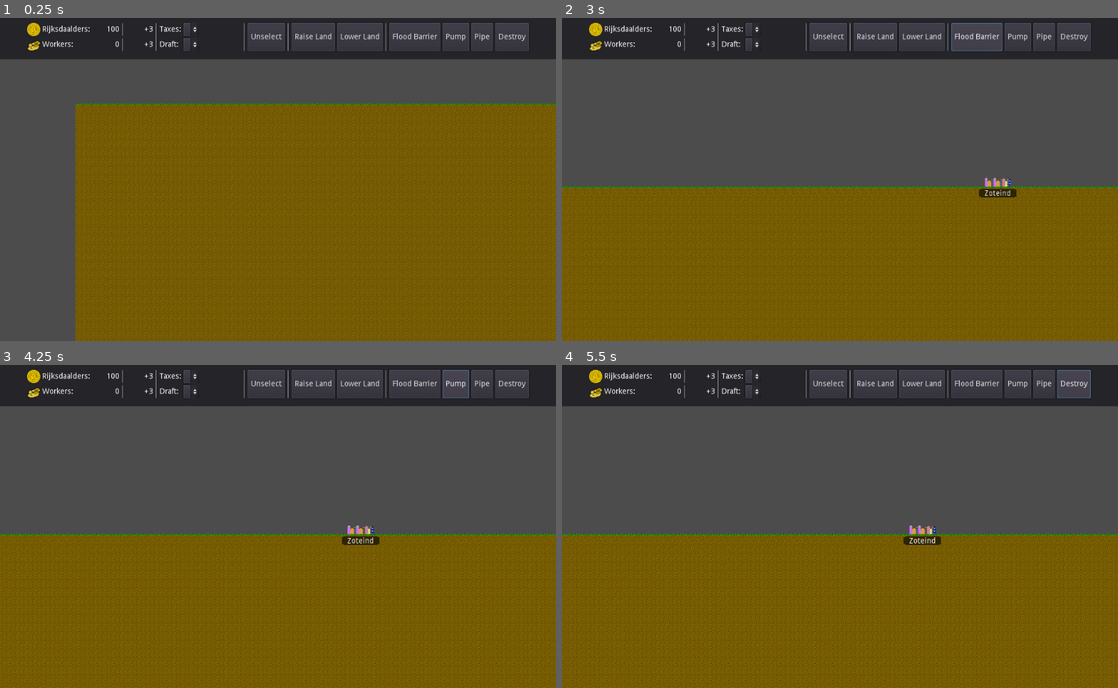
Above: before the commit, frames 1-4 (two rows, left to right).
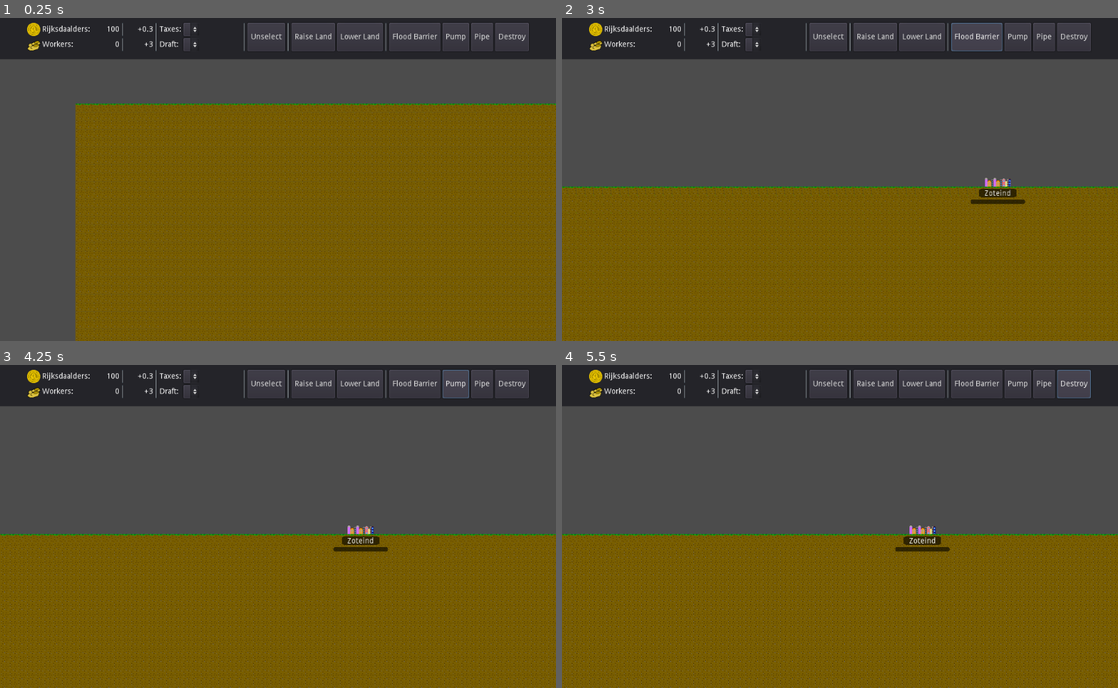
Above: after the commit, the same moments.

Repository: Groogy/LudumDare49
Game: Godot game, scene res://scenes/Game.tscn
The game is run twice, just before and just after one commit, with the same random seed, the same clock (stepped at 60 frames per second) and the same inputs.
Inputs:
- Up to frame 1 (0.25 s): no input
- Up to frame 2 (3 s): click "Unselect" at 0.5 s; click "Raise Land" at 1.25 s; click "Lower Land" at 2 s; click "Flood Barrier" at 2.75 s
- Up to frame 3 (4.25 s): click "Pump" at 3.5 s
- Up to frame 4 (5.5 s): click "Pipe" at 4.25 s; click "Destroy" at 5 s

The runs differ from the first frame. In frame 1, less than 0.1% of the frame differs, in the area x 24-27%, y 2-5%; in frame 2, 0.2%, in the area x 24-84%, y 2-58%; in frame 3, 0.2%; in frame 4, 0.2%.

Commit message:
Settlements will now grow over time

Diff:
--- a/logic/entities/Entity.gd
+++ b/logic/entities/Entity.gd
@@ -37,6 +37,13 @@
 		box = box.merge(child.get_rect())
 	return box
 
+func get_all_parts_in(group: String) -> Array:
+	var parts := []
+	for child in get_children():
+		if child.is_in_group(group):
+			parts.push_back(child)
+	return parts
+
 
 func check_destroyed() -> void:
 	if get_child_count() <= 0:
--- /dev/null
+++ b/logic/entities/SettlementGrowth.gd
@@ -0,0 +1,79 @@
+extends Node2D
+
+
+const SettlementUrbanPart = preload("res://scenes/entities/SettlementUrbanPart.tscn")
+
+
+onready var _valuebar_pos_cache: PoolVector2Array = $ValueBar.polygon
+
+var _current_growth_value := 0.0
+
+
+func _process(_delta: float) -> void:
+	_update_position()
+	_update_value_bar()
+	if _current_growth_value >= 1.0:
+		perform_growth_spurt()
+
+
+func perform_growth_spurt() -> void:
+	_current_growth_value = 0.0
+	if randi() % 10 == 0:
+		settle_new_settlement()
+		# Found a new city
+		pass
+	elif randi() % 5 == 0:
+		expand_settlement()
+		pass
+	else:
+		increase_multiplier()
+
+
+func settle_new_settlement() -> void:
+	# TODO
+	expand_settlement()
+
+
+func expand_settlement() -> void:
+	var entity: Entity = get_parent()
+	var parts := entity.get_all_parts_in("settlement_part")
+	var surface = parts.front().cell_y
+	var left: int = parts.front().cell_x
+	var right: int = parts.back().cell_x
+	for part in parts:
+		if part.cell_x <= left: left = part.cell_x-1
+		if part.cell_x >= right: right = part.cell_x+1
+	var valid = []
+	if Helpers.can_place_settlement_part_on(left, surface):
+		valid.push_back(Vector2(left, surface))
+	if Helpers.can_place_settlement_part_on(right, surface):
+		valid.push_back(Vector2(right, surface))
+	if valid.empty():
+		increase_multiplier()
+	else:
+		var part := SettlementUrbanPart.instance()
+		part.set_cell(valid[randi()%valid.size()])
+		entity.add_child(part)
+
+
+func increase_multiplier() -> void:
+	var parts = get_parent().get_all_parts_in("settlement_part")
+	parts[randi()%parts.size()].multiplier += 0.1
+
+
+func _update_position() -> void:
+	var entity = get_parent()
+	var box: Rect2 = entity.calc_bounding_box()
+	position = box.position + box.size / 2.0
+	position.y += 36
+
+
+func _update_value_bar() -> void:
+	for i in $ValueBar.polygon.size():
+		var pos = _valuebar_pos_cache[i]
+		pos.x *= _current_growth_value
+		$ValueBar.polygon[i] = pos
+
+
+func _on_growth():
+	_current_growth_value += 0.05
--- a/logic/entities/UrbanSettlementPart.gd
+++ b/logic/entities/UrbanSettlementPart.gd
@@ -1,4 +1,7 @@
 extends "EntityPart.gd"
+
+
+var multiplier := 1.0
 
 
 func _ready() -> void:
@@ -17,11 +20,11 @@
 
 
 func generated_income() -> float:
-	return 1.0
+	return 0.1 * multiplier
 
 
 func generated_workers() -> int:
-	return 1
+	return int(1 * multiplier)
 
 
 func free_workers() -> int:
--- a/logic/generators/SettlementGenerator.gd
+++ b/logic/generators/SettlementGenerator.gd
@@ -3,6 +3,7 @@
 
 const SettlementUrbanScene = preload("res://scenes/entities/SettlementUrbanPart.tscn")
 const SettlementNameScene = preload("res://scenes/entities/SettlementName.tscn")
+const SettlementGrowthScene = preload("res://scenes/entities/SettlementGrowth.tscn")
 
 const PartsLookup = {
 	"urban": SettlementUrbanScene
@@ -39,6 +40,8 @@
 	var part = SettlementNameScene.instance()
 	part.settlement_name = Names.generate_name()
 	parts.push_back(part)
+	part = SettlementGrowthScene.instance()
+	parts.push_back(part)
 	return parts
 
 
@@ -56,7 +59,4 @@
 	return Vector2(x, y)
 
 func can_place_on(x: int, y: int) -> bool:
-	var parent := get_parent()
-	var terrain = parent.get_terrain_map()
-	var entities = parent.get_entities()
-	return entities.is_empty(x, y) and terrain.is_empty(x, y) and terrain.is_filled(x, y+1)
+	return Root.map_manager.can_place_settlement_part_on(x, y)
--- a/logic/interface/ResourcesLogic.gd
+++ b/logic/interface/ResourcesLogic.gd
@@ -10,5 +10,5 @@
 	money_value.text = str(Root.resources.money)
 	workers_value.text = str(Root.resources.available_workers)
 
-	income_value.text = "+%1.f" % Root.resources.income
+	income_value.text = "+%.1f" % Root.resources.income
 	workers_growth_value.text = "+%d" % Root.resources.workers_growth
--- a/logic/managers/MapManager.gd
+++ b/logic/managers/MapManager.gd
@@ -24,6 +24,10 @@
 		and not entities.is_water_blocked(x, y)
 
 
+func can_place_settlement_part_on(x: int, y: int) -> bool:
+	return entities.is_empty(x, y) and terrain.is_empty(x, y) and terrain.is_filled(x, y+1)
+
+
 # Conversion
 func map_to_world(cell: Vector2) -> Vector2:
 	return terrain.map_to_world(cell)
--- a/project.godot
+++ b/project.godot
@@ -35,6 +35,7 @@
 Root="*res://singletons/Root.gd"
 Const="*res://singletons/Const.gd"
 Names="*res://singletons/Names.gd"
+Helpers="*res://singletons/Helpers.gd"
 
 [debug]
 
--- /dev/null
+++ b/scenes/entities/SettlementGrowth.tscn
@@ -0,0 +1,21 @@
+[gd_scene load_steps=2 format=2]
+
+[ext_resource path="res://logic/entities/SettlementGrowth.gd" type="Script" id=1]
+
+[node name="SettlementGrowth" type="Node2D"]
+script = ExtResource( 1 )
+
+[node name="Background" type="Polygon2D" parent="."]
+color = Color( 0, 0, 0, 0.6 )
+polygon = PoolVector2Array( -48, -4, 48, -4, 50, -2, 50, 2, 48, 4, -48, 4, -50, 2, -50, -2 )
+
+[node name="ValueBar" type="Polygon2D" parent="."]
+color = Color( 0, 0.666667, 0, 0.784314 )
+polygon = PoolVector2Array( -47, -3, 47, -3, 48, -1, 48, 1, 47, 3, -47, 3, -48, 1, -48, -1 )
+
+[node name="GrowthTimer" type="Timer" parent="."]
+process_mode = 0
+wait_time = 10.0
+autostart = true
+
+[connection signal="timeout" from="GrowthTimer" to="." method="_on_growth"]
--- a/scenes/entities/SettlementUrbanPart.tscn
+++ b/scenes/entities/SettlementUrbanPart.tscn
@@ -7,6 +7,7 @@
 [node name="SettlementUrbanPart" type="Node2D" groups=[
 "entity_part",
 "income_provider",
+"settlement_part",
 "urban",
 "workers_provider",
 ]]
--- /dev/null
+++ b/singletons/Helpers.gd
@@ -0,0 +1 @@
+extends Node
